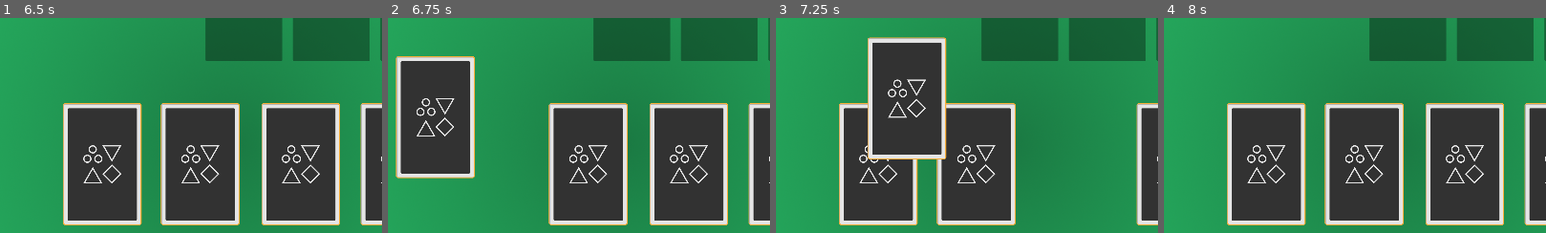
Above: before the commit, frames 1-4 (left to right).
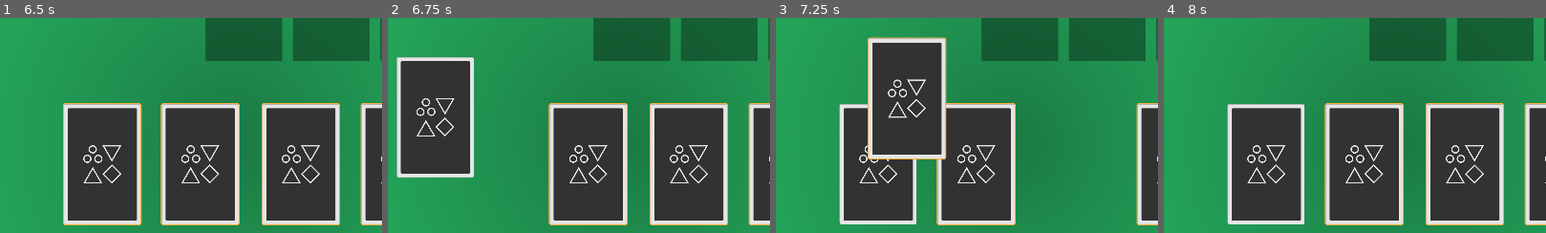
Above: after the commit, the same moments.

Repository: Dssdiego/solitaire_godot
Game: Godot game, scene res://scenes/scn_main.tscn
The game is run twice, just before and just after one commit, with the same random seed, the same clock (stepped at 60 frames per second) and the same inputs.
Inputs (mouse positions are % of the whole screen's width and height, from its top left):
- Up to frame 1 (6.5 s): click (10, 23) at 0.5 s; click (10, 23) at 1.25 s; click (10, 23) at 2 s; move the mouse to (72, 45) at 2.77 s; click (72, 45) at 2.92 s; move the mouse to (30, 55) at 3.52 s; click (30, 55) at 3.67 s; tap Enter at 4.25 s; move the mouse to (60, 28) at 4.27 s; click (60, 28) at 4.42 s; move the mouse to (45, 70) at 5.02 s; click (45, 70) at 5.17 s; move the mouse to (80, 65) at 5.77 s; click (80, 65) at 5.92 s
- Up to frame 2 (6.75 s): tap Space at 6.5 s; move the mouse to (20, 35) at 6.52 s; click (20, 35) at 6.67 s
- Up to frame 3 (7.25 s): no input
- Up to frame 4 (8 s): move the mouse to (55, 50) at 7.27 s; click (55, 50) at 7.42 s
The pictures show only the part of the screen within x 19-69%, y 22-72%; the shares and areas given below are measured in that part.

Frame 1 is identical in both runs. In frame 2, 0.5% of the frame differs, in the area x 2-23%, y 17-75%; in frame 3, 0.4%; in frame 4, 0.6%, in the area x 16-38%, y 39-97%.

Commit message:
card selection interaction

Diff:
--- a/prefabs/pref_card.tscn
+++ b/prefabs/pref_card.tscn
@@ -1,14 +1,16 @@
-[gd_scene load_steps=4 format=2]
+[gd_scene load_steps=5 format=2]
 
 [ext_resource path="res://textures/cards/tex_card_c_2.png" type="Texture" id=1]
 [ext_resource path="res://textures/cards/tex_card_selected.png" type="Texture" id=2]
 [ext_resource path="res://textures/cards/tex_deck_3.png" type="Texture" id=3]
+[ext_resource path="res://scripts/gameplay/scr_card.gd" type="Script" id=4]
 
 [node name="Card" type="TextureRect"]
 margin_right = 390.0
 margin_bottom = 606.0
 rect_scale = Vector2( 0.5, 0.5 )
 texture = ExtResource( 1 )
+script = ExtResource( 4 )
 
 [node name="Selected" type="TextureRect" parent="."]
 margin_left = -4.0
@@ -21,3 +23,5 @@
 margin_right = 40.0
 margin_bottom = 40.0
 texture = ExtResource( 3 )
+
+[connection signal="gui_input" from="." to="." method="_on_Card_gui_input"]
--- /dev/null
+++ b/scripts/gameplay/scr_card.gd
@@ -0,0 +1,15 @@
+extends TextureRect
+
+var is_selected = false
+
+func _ready():
+	pass
+
+func update_ui():
+	$Selected.visible = is_selected
+
+func _on_Card_gui_input(event):
+	if event is InputEventMouseButton:
+		if event.button_index == BUTTON_LEFT and event.pressed:
+			is_selected = !is_selected
+			update_ui()
